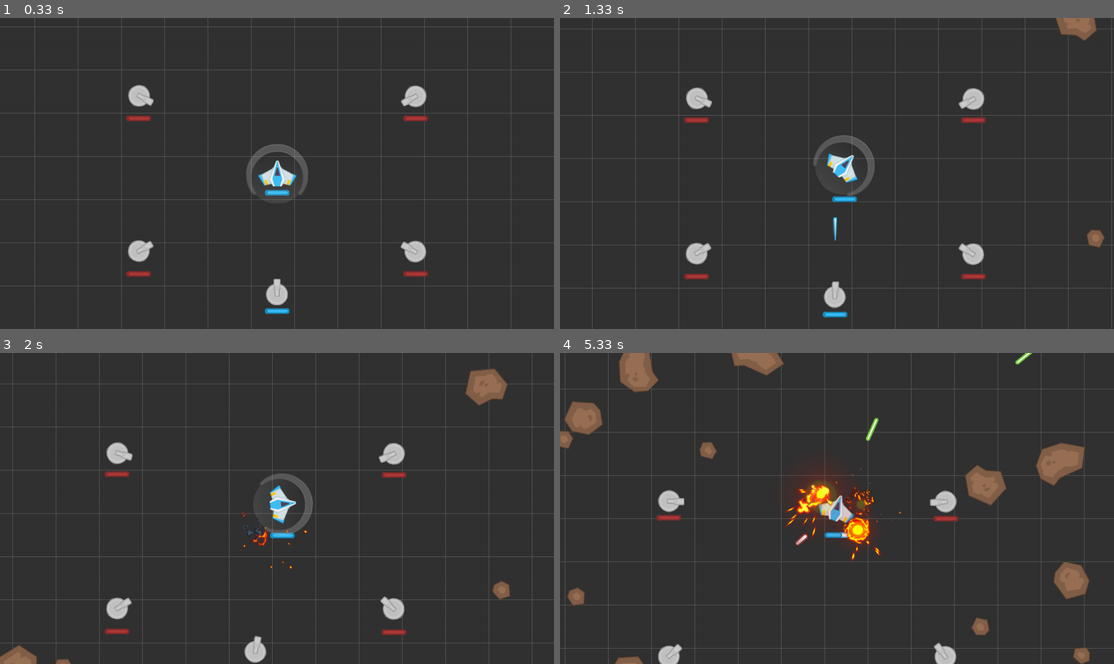
Above: before the commit, frames 1-4 (two rows, left to right).
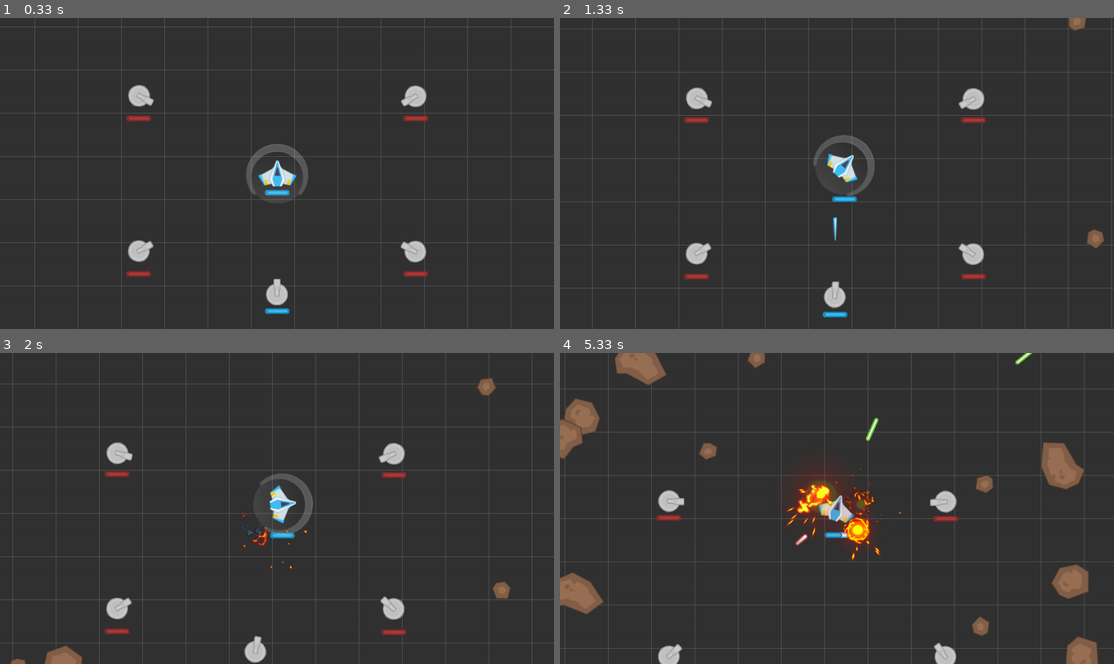
Above: after the commit, the same moments.

Repository: genericprogrammerdude/pygamengn
Game: pygame game, started from main.py
Same seed, same stepped clock (60 frames per second), same inputs: the game is played once before the commit and once after it.
Inputs:
- Up to frame 1 (0.33 s): no input
- Up to frame 2 (1.33 s): tap Space at 0.33 s; hold D 0.67-1.13 s; hold W from 1.17 s (still down)
- Up to frame 3 (2 s): release W at 1.47 s; hold D 1.5-1.97 s
- Up to frame 4 (5.33 s): hold A 2-2.53 s; hold S 2.57-2.87 s; hold A 2.9-3.3 s; tap Space at 2.97, 3.27, 3.4, 3.8, 4.1, 4.47, 4.87, 5.17 s; hold W 3.33-3.7 s; hold D 3.73-4.37 s; hold S 4.4-4.77 s; hold A 4.8-5.27 s; hold D from 5.3 s (still down)

Frame 1 is identical in both runs. In frame 2, 0.3% of the frame differs, in the area x 89-99%, y 0-75%; in frame 3, 1.1%; in frame 4, 3.5%, in the area x 0-98%, y 0-100%.

Commit message:
Added turrets to asteroids.

Diff:
--- a/Assets/inventory.json
+++ b/Assets/inventory.json
@@ -73,10 +73,11 @@
             "kwargs": {
                 "layers": [
                     ["Projectile"],
-                    ["Turret", "EnemyTurretGun", "TurretHealthBar"],
+                    ["EnemyTurret", "EnemyTurretGun", "TurretHealthBar"],
                     ["Ship", "PlayerHealthBar"],
                     ["Shield"],
                     ["Asteroid"],
+                    ["Level_02/AsteroidTurret", "Level_02/AsteroidTurretGun"],
                     ["AnimatedTexture"],
                     ["HealthBar"]
                 ]
@@ -412,14 +413,51 @@
                 "kwargs": {
                     "asteroid_types": [
                         "AsteroidBig",
-                        "AsteroidMedium"
+                        "AsteroidMedium",
+                        "AsteroidBig",
+                        "AsteroidMedium",
+                        "AsteroidBig",
+                        "AsteroidMedium",
+                        "AsteroidBig",
+                        "AsteroidMedium",
+                        "AsteroidBig",
+                        "AsteroidMedium",
+                        "AsteroidMother"
                     ],
                     "spawn_freq": 1000,
                     "asset:render_group": "RenderGroup"
                 }
-            }
-        },
-        "AsteroidBig": {
+            },
+            "AsteroidTurret": {
+                "class_name": "Turret",
+                "kwargs": {
+                    "image:image": "turret",
+                    "projectile_type": "EnemyTurretProjectile",
+                    "fire_freq": 2250
+                },
+                "attachments": [
+                    {
+                        "game_type": "Level_02/AsteroidTurretGun",
+                        "offset": [0.0, -15.0]
+                    }
+                ],
+                "groups": [
+                    "RenderGroup",
+                    "AsteroidsGroup"
+                ]
+            },
+            "AsteroidTurretGun": {
+                "class_name": "GameObject",
+                "kwargs": {
+                    "image:image": "turret_gun",
+                    "scale": 0.8
+                },
+                "groups": [
+                    "RenderGroup"
+                ]
+            }
+        },
+        "AsteroidMother": {
             "class_name": "Asteroid",
             "kwargs": {
                 "image_list:images": [
@@ -432,6 +470,32 @@
                 "death_effect": "Explosion",
                 "damage": 10,
                 "game_object_type:mover": "AsteroidMover",
+                "death_spawn": ["AsteroidSmall", "AsteroidMedium"]
+            },
+            "attachments": [
+                {
+                    "game_type": "Level_02/AsteroidTurret",
+                    "offset": [0, 0]
+                }
+            ],
+            "groups": [
+                "RenderGroup",
+                "AsteroidsGroup"
+            ]
+        },
+        "AsteroidBig": {
+            "class_name": "Asteroid",
+            "kwargs": {
+                "image_list:images": [
+                    "asteroid_00",
+                    "asteroid_01",
+                    "asteroid_02",
+                    "asteroid_03"
+                ],
+                "health": 40,
+                "death_effect": "Explosion",
+                "damage": 10,
+                "game_object_type:mover": "AsteroidMover",
                 "death_spawn": ["AsteroidMedium", "AsteroidMedium"]
             },
             "groups": [
--- a/GameEngine/collision_manager.py
+++ b/GameEngine/collision_manager.py
@@ -1,3 +1,5 @@
+import sys
+
 import pygame
 
 from game_object_factory import GameObjectBase
@@ -20,6 +22,10 @@
         for gob_a in collisions.keys():
             for gob_b in collisions[gob_a]:
                 if gob_a.alive() and gob_b.alive():
+                    if gob_a.mask is None or gob_b.mask is None:
+                        sys.stderr.write("CollisionManager.collide_groups(): {0}, {0}\n".format(
+                            gob_a, gob_b))
+                        continue
                     collision = pygame.sprite.collide_mask(gob_a, gob_b)
                     if collision:
                         # Get world position of collision point for colliding GameObjects to know
--- a/asteroid.py
+++ b/asteroid.py
@@ -12,7 +12,7 @@
 @GameObjectFactory.register("Asteroid")
 class Asteroid(GameObject):
 
-    def __init__(self, images, damage, mover, heading, health=100, death_effect=None, death_spawn=[]):
+    def __init__(self, images, damage, mover, heading, health=100, death_effect=None, death_spawn=[], **kwargs):
         super().__init__(random.choice(images))
         self.damage = damage
         self.mover = mover
@@ -28,7 +28,7 @@
         self.pos = self.pos + self.mover.move(delta)
         super().update(delta)
 
-    def handle_collision(self, gob, world_pos):
+    def handle_collision(self, gob, *_):
         """Reacts to collision against game object gob."""
         # Apply damage to the collided sprite
         gob.take_damage(self.damage)
@@ -72,7 +72,8 @@
         if self.time_to_next_spawn <= 0:
             self.time_to_next_spawn = random.randrange(self.spawn_freq)
             asteroid_type = random.choice(self.asteroid_types)
-            asteroid = GameObjectFactory.create(asteroid_type, heading=random.randrange(0, 360))
+            heading = random.randrange(0, 360)
+            asteroid = GameObjectFactory.create(asteroid_type, heading=heading)
             pos, direction = self.get_random_pos_dir(self.render_group.get_world_view_rect())
             asteroid.mover.set_direction(direction)
             asteroid.set_pos(pos)
